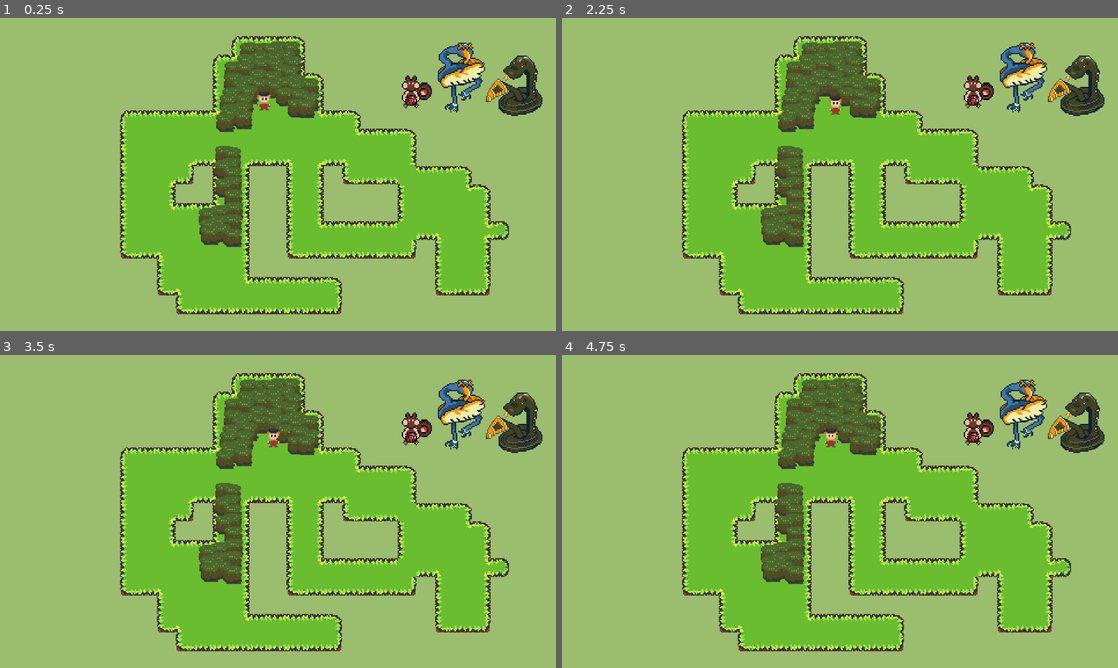
Above: before the commit, frames 1-4 (two rows, left to right).
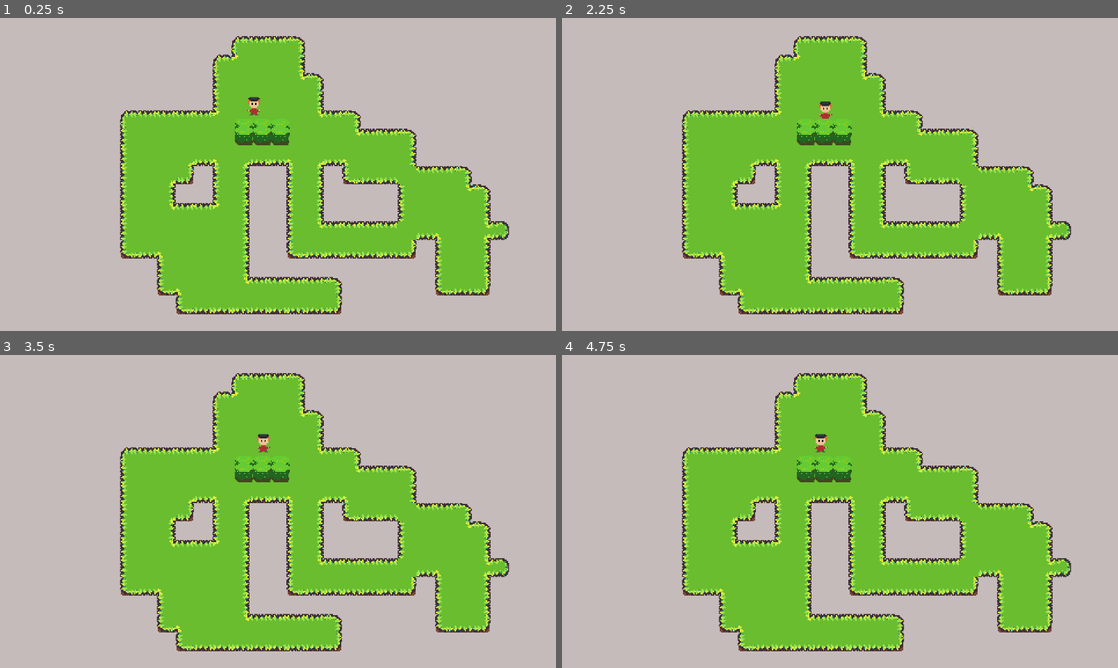
Above: after the commit, the same moments.

Repository: Zezeku/Godot-Creature-Catch
Game: Godot game, scene res://Source/SceneHandler.tscn
Two runs of this game, one before a commit and one after it. Both use one fixed random seed, a clock stepped at 60 frames per second and the inputs below.
Inputs:
- Up to frame 1 (0.25 s): no input
- Up to frame 2 (2.25 s): tap Enter at 0.5, 2 s; hold Right (ui_right) 0.53-1.28 s; tap Space at 1.25 s; hold Down (ui_down) 1.28-2.03 s; hold Right (ui_right) from 2.03 s (still down)
- Up to frame 3 (3.5 s): release Right (ui_right) at 2.78 s; hold Up (ui_up) from 2.78 s (still down)
- Up to frame 4 (4.75 s): tap Space at 3.5 s; release Up (ui_up) at 3.53 s; hold Left (ui_left) from 3.53 s (still down); tap Enter at 4.25 s

The runs differ from the first frame. In frame 1, 72% of the frame differs, in the area x 0-100%, y 0-100%; in frame 2, 72%; in frame 3, 72%; in frame 4, 72%.

Commit message:
Creature004 added

Diff:
--- a/Project/Source/SceneHandler.tscn
+++ b/Project/Source/SceneHandler.tscn
@@ -7,6 +7,7 @@
 [ext_resource path="res://Source/TallGrass.tscn" type="PackedScene" id=5]
 [ext_resource path="res://Assets/Creature001.png" type="Texture" id=6]
 [ext_resource path="res://Assets/Creature003.png" type="Texture" id=7]
+[ext_resource path="res://Assets/Creature004.png" type="Texture" id=8]
 
 [sub_resource type="TileSet" id=1]
 0/name = "GrassTiles.png 0"
@@ -50,220 +51,31 @@
 [node name="YSort" type="YSort" parent="Route1Scene"]
 
 [node name="Player" parent="Route1Scene/YSort" instance=ExtResource( 2 )]
-position = Vector2( 300.681, 88.0508 )
+position = Vector2( 291.842, 92.647 )
 
-[node name="Node2D" parent="Route1Scene/YSort" instance=ExtResource( 5 )]
-position = Vector2( 272.923, 136.164 )
+[node name="Batch1" type="YSort" parent="Route1Scene/YSort"]
 
-[node name="Node2D2" parent="Route1Scene/YSort" instance=ExtResource( 5 )]
-position = Vector2( 272.328, 145.083 )
+[node name="Node2D" parent="Route1Scene/YSort/Batch1" instance=ExtResource( 5 )]
+position = Vector2( 283.306, 111.362 )
 
-[node name="Node2D3" parent="Route1Scene/YSort" instance=ExtResource( 5 )]
-position = Vector2( 273.518, 153.408 )
+[node name="Node2D2" parent="Route1Scene/YSort/Batch1" instance=ExtResource( 5 )]
+position = Vector2( 299.055, 111.362 )
 
-[node name="Node2D4" parent="Route1Scene/YSort" instance=ExtResource( 5 )]
-position = Vector2( 273.518, 161.138 )
+[node name="Node2D3" parent="Route1Scene/YSort/Batch1" instance=ExtResource( 5 )]
+position = Vector2( 314.489, 111.677 )
 
-[node name="Node2D5" parent="Route1Scene/YSort" instance=ExtResource( 5 )]
-position = Vector2( 274.112, 172.435 )
+[node name="Node2D4" parent="Route1Scene/YSort/Batch1" instance=ExtResource( 5 )]
+position = Vector2( 282.991, 118.292 )
 
-[node name="Node2D6" parent="Route1Scene/YSort" instance=ExtResource( 5 )]
-position = Vector2( 274.707, 183.138 )
+[node name="Node2D5" parent="Route1Scene/YSort/Batch1" instance=ExtResource( 5 )]
+position = Vector2( 298.74, 118.292 )
 
-[node name="Node2D7" parent="Route1Scene/YSort" instance=ExtResource( 5 )]
-position = Vector2( 262.815, 186.111 )
+[node name="Node2D6" parent="Route1Scene/YSort/Batch1" instance=ExtResource( 5 )]
+position = Vector2( 314.174, 118.292 )
 
-[node name="Node2D8" parent="Route1Scene/YSort" instance=ExtResource( 5 )]
-position = Vector2( 252.112, 188.489 )
-
-[node name="Node2D9" parent="Route1Scene/YSort" instance=ExtResource( 5 )]
-position = Vector2( 273.518, 193.841 )
-
-[node name="Node2D10" parent="Route1Scene/YSort" instance=ExtResource( 5 )]
-position = Vector2( 261.031, 195.03 )
-
-[node name="Node2D11" parent="Route1Scene/YSort" instance=ExtResource( 5 )]
-position = Vector2( 252.707, 198.003 )
-
-[node name="Node2D12" parent="Route1Scene/YSort" instance=ExtResource( 5 )]
-position = Vector2( 273.366, 206.214 )
-
-[node name="Node2D13" parent="Route1Scene/YSort" instance=ExtResource( 5 )]
-position = Vector2( 263.566, 201.976 )
-
-[node name="Node2D14" parent="Route1Scene/YSort" instance=ExtResource( 5 )]
-position = Vector2( 254.031, 204.36 )
-
-[node name="Node2D15" parent="Route1Scene/YSort" instance=ExtResource( 5 )]
-position = Vector2( 266.215, 163.041 )
-
-[node name="Node2D16" parent="Route1Scene/YSort" instance=ExtResource( 5 )]
-position = Vector2( 265.42, 147.149 )
-
-[node name="Node2D17" parent="Route1Scene/YSort" instance=ExtResource( 5 )]
-position = Vector2( 266.215, 134.7 )
-
-[node name="Node2D18" parent="Route1Scene/YSort" instance=ExtResource( 5 )]
-position = Vector2( 282.371, 104.24 )
-
-[node name="Node2D19" parent="Route1Scene/YSort" instance=ExtResource( 5 )]
-position = Vector2( 281.577, 97.0891 )
-
-[node name="Node2D20" parent="Route1Scene/YSort" instance=ExtResource( 5 )]
-position = Vector2( 283.696, 89.9377 )
-rotation = -0.00766731
-
-[node name="Node2D21" parent="Route1Scene/YSort" instance=ExtResource( 5 )]
-position = Vector2( 287.404, 82.7864 )
-rotation = -0.00766731
-
-[node name="Node2D22" parent="Route1Scene/YSort" instance=ExtResource( 5 )]
-position = Vector2( 296.939, 76.4296 )
-rotation = -0.00766731
-
-[node name="Node2D23" parent="Route1Scene/YSort" instance=ExtResource( 5 )]
-position = Vector2( 309.388, 77.7539 )
-rotation = -0.00766731
-
-[node name="Node2D24" parent="Route1Scene/YSort" instance=ExtResource( 5 )]
-position = Vector2( 318.658, 84.6404 )
-rotation = -0.00766731
-
-[node name="Node2D25" parent="Route1Scene/YSort" instance=ExtResource( 5 )]
-position = Vector2( 331.107, 85.6999 )
-rotation = -0.00766731
-
-[node name="Node2D26" parent="Route1Scene/YSort" instance=ExtResource( 5 )]
-position = Vector2( 336.404, 94.7054 )
-rotation = -0.00766731
-
-[node name="Node2D27" parent="Route1Scene/YSort" instance=ExtResource( 5 )]
-position = Vector2( 328.723, 94.4405 )
-rotation = -0.00766731
-
-[node name="Node2D28" parent="Route1Scene/YSort" instance=ExtResource( 5 )]
-position = Vector2( 318.393, 75.3701 )
-rotation = -0.00766731
-
-[node name="Node2D29" parent="Route1Scene/YSort" instance=ExtResource( 5 )]
-position = Vector2( 307.798, 70.3377 )
-rotation = -0.00766731
-
-[node name="Node2D30" parent="Route1Scene/YSort" instance=ExtResource( 5 )]
-position = Vector2( 295.085, 68.7485 )
-rotation = -0.00766731
-
-[node name="Node2D31" parent="Route1Scene/YSort" instance=ExtResource( 5 )]
-position = Vector2( 285.814, 74.0458 )
-rotation = -0.00766731
-
-[node name="Node2D32" parent="Route1Scene/YSort" instance=ExtResource( 5 )]
-position = Vector2( 280.517, 77.7539 )
-rotation = -0.00766731
-
-[node name="Node2D33" parent="Route1Scene/YSort" instance=ExtResource( 5 )]
-position = Vector2( 272.571, 84.3756 )
-rotation = -0.00766731
-
-[node name="Node2D34" parent="Route1Scene/YSort" instance=ExtResource( 5 )]
-position = Vector2( 273.896, 71.9269 )
-rotation = -0.00766731
-
-[node name="Node2D35" parent="Route1Scene/YSort" instance=ExtResource( 5 )]
-position = Vector2( 274.425, 62.1268 )
-rotation = -0.00766731
-
-[node name="Node2D36" parent="Route1Scene/YSort" instance=ExtResource( 5 )]
-position = Vector2( 284.225, 62.6566 )
-rotation = -0.00766731
-
-[node name="Node2D37" parent="Route1Scene/YSort" instance=ExtResource( 5 )]
-position = Vector2( 285.02, 55.7701 )
-rotation = -0.00766731
-
-[node name="Node2D38" parent="Route1Scene/YSort" instance=ExtResource( 5 )]
-position = Vector2( 287.669, 45.7052 )
-rotation = -0.00766731
-
-[node name="Node2D39" parent="Route1Scene/YSort" instance=ExtResource( 5 )]
-position = Vector2( 298.263, 46.2349 )
-rotation = -0.00766731
-
-[node name="Node2D40" parent="Route1Scene/YSort" instance=ExtResource( 5 )]
-position = Vector2( 297.469, 53.6511 )
-rotation = -0.00766731
-
-[node name="Node2D41" parent="Route1Scene/YSort" instance=ExtResource( 5 )]
-position = Vector2( 298.528, 58.9484 )
-rotation = -0.00766731
-
-[node name="Node2D42" parent="Route1Scene/YSort" instance=ExtResource( 5 )]
-position = Vector2( 313.361, 44.6457 )
-rotation = -0.00766731
-
-[node name="Node2D43" parent="Route1Scene/YSort" instance=ExtResource( 5 )]
-position = Vector2( 307.004, 46.4998 )
-rotation = -0.00766731
-
-[node name="Node2D44" parent="Route1Scene/YSort" instance=ExtResource( 5 )]
-position = Vector2( 309.123, 53.6511 )
-rotation = -0.00766731
-
-[node name="Node2D45" parent="Route1Scene/YSort" instance=ExtResource( 5 )]
-position = Vector2( 323.955, 44.9106 )
-rotation = -0.00766731
-
-[node name="Node2D46" parent="Route1Scene/YSort" instance=ExtResource( 5 )]
-position = Vector2( 318.923, 51.7971 )
-rotation = -0.00766731
-
-[node name="Node2D47" parent="Route1Scene/YSort" instance=ExtResource( 5 )]
-position = Vector2( 309.917, 58.9484 )
-rotation = -0.00766731
-
-[node name="Node2D48" parent="Route1Scene/YSort" instance=ExtResource( 5 )]
-position = Vector2( 315.479, 64.5106 )
-rotation = -0.00766731
-
-[node name="Node2D49" parent="Route1Scene/YSort" instance=ExtResource( 5 )]
-position = Vector2( 325.279, 57.6241 )
-rotation = -0.00766731
-
-[node name="Node2D50" parent="Route1Scene/YSort" instance=ExtResource( 5 )]
-position = Vector2( 323.161, 65.8349 )
-rotation = -0.00766731
-
-[node name="Node2D51" parent="Route1Scene/YSort" instance=ExtResource( 5 )]
-position = Vector2( 328.193, 72.9863 )
-rotation = -0.00766731
-
-[node name="Node2D52" parent="Route1Scene/YSort" instance=ExtResource( 5 )]
-position = Vector2( 340.112, 76.6944 )
-rotation = -0.00766731
-
-[node name="Node2D53" parent="Route1Scene/YSort" instance=ExtResource( 5 )]
-position = Vector2( 328.193, 78.0188 )
-rotation = -0.00766731
-
-[node name="Node2D54" parent="Route1Scene/YSort" instance=ExtResource( 5 )]
-position = Vector2( 340.377, 88.8783 )
-rotation = -0.00766731
-
-[node name="Node2D55" parent="Route1Scene/YSort" instance=ExtResource( 5 )]
-position = Vector2( 270.187, 90.2026 )
-rotation = -0.00766731
-
-[node name="Node2D56" parent="Route1Scene/YSort" instance=ExtResource( 5 )]
-position = Vector2( 270.717, 98.9431 )
-rotation = -0.00766731
-
-[node name="Node2D57" parent="Route1Scene/YSort" instance=ExtResource( 5 )]
-position = Vector2( 267.009, 106.624 )
-rotation = -0.00766731
-
-[node name="Node2D58" parent="Route1Scene/YSort" instance=ExtResource( 5 )]
-position = Vector2( 271.777, 101.592 )
-rotation = -0.00766731
+[node name="Creature004" type="Sprite" parent="Route1Scene/YSort/Batch1/Node2D6"]
+position = Vector2( -83.0968, -140.475 )
+texture = ExtResource( 8 )
 
 [node name="PlayerCamera" type="Camera2D" parent="Route1Scene"]
 position = Vector2( 312.5, 151.5 )
@@ -276,13 +88,14 @@
 autoplay = true
 
 [node name="Creature002" type="Sprite" parent="."]
-position = Vector2( 468.388, 107.849 )
+position = Vector2( 130.929, 13.1891 )
 texture = ExtResource( 3 )
 
-[node name="Creature003" type="Sprite" parent="."]
-position = Vector2( 508.028, 97.9239 )
+[node name="Creature004" type="Sprite" parent="."]
+position = Vector2( 175.357, -20.2855 )
 texture = ExtResource( 7 )
+offset = Vector2( 0, 22.2631 )
 
 [node name="Creature001" type="Sprite" parent="."]
-position = Vector2( 429.481, 78.1995 )
+position = Vector2( 260.699, -14.3676 )
 texture = ExtResource( 6 )
--- a/Project/Source/TallGrass.tscn
+++ b/Project/Source/TallGrass.tscn
@@ -50,7 +50,6 @@
 frame = 5
 
 [node name="Sprite" type="Sprite" parent="."]
-scale = Vector2( 0.95045, 1 )
 texture = ExtResource( 1 )
 hframes = 6
 frame = 5
--- a/Project/project.godot
+++ b/Project/project.godot
@@ -33,5 +33,5 @@
 [rendering]
 
 2d/snapping/use_gpu_pixel_snap=true
-environment/default_clear_color=Color( 0.611765, 0.745098, 0.435294, 1 )
+environment/default_clear_color=Color( 0.780392, 0.737255, 0.737255, 1 )
 environment/default_environment="res://default_env.tres"
Binary file changed: Project/Assets/Creature001.png
Binary file added: Project/Assets/Creature004.png
Not shown, added: Project/Assets/Creature004.png.import
Binary file changed: Project/Assets/TallGrass.png
Not shown: 1 places in Project/Source/SceneHandler.tscn that only renumber resources
Binary file changed: Project/ToImport/Creature001.aseprite
Binary file added: Project/ToImport/Creature004.aseprite
Binary file changed: Project/ToImport/GrassTiles.aseprite
Binary file changed: Project/ToImport/PlayerSprite.aseprite
Binary file changed: Project/ToImport/TallGrass.aseprite
Binary file added: Project/ToImport/eb-gb-mint-flavour-32x.png
Not shown, added: Project/ToImport/eb-gb-mint-flavour-32x.png.import
(and 2 more such lines)
